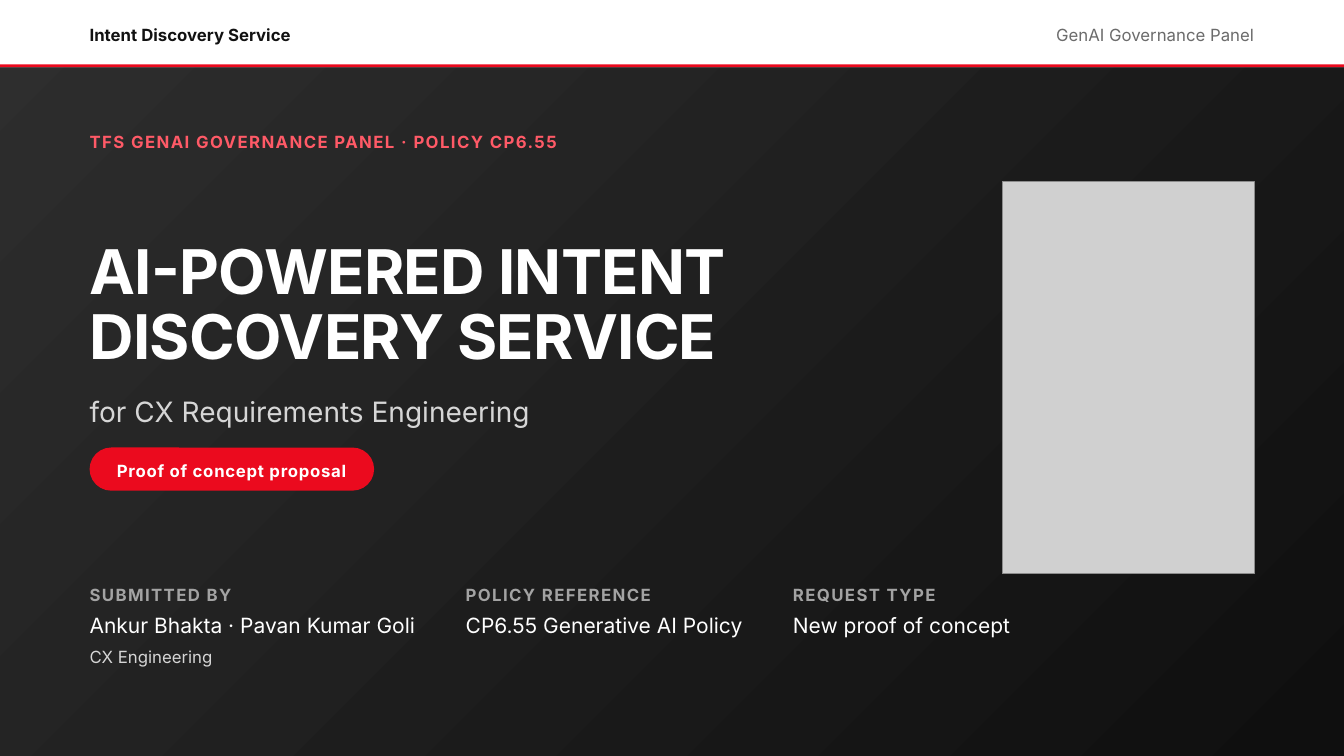
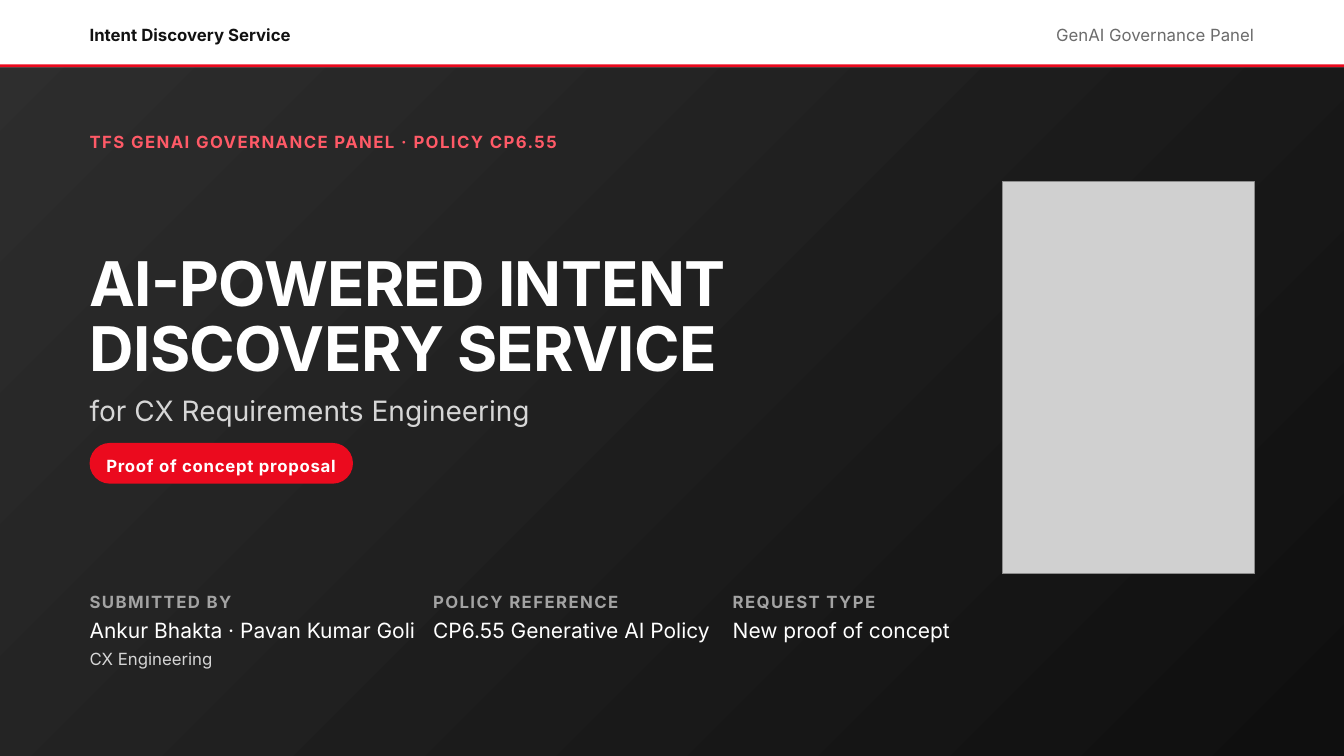
Before and after one commit to pavankumargoli/Machine-Learning-Featurization-and-TSNE, a slide deck: slide 1 of Intent Discovery Service — GenAI Council v4.pptx. Drawn at 1344x756 pixels with LibreOffice and Linux fonts; fonts in the diff are those of the drawing; grey boxes stand for pictures. Boxes give left, top, right and bottom in pixels: in the first picture for what was removed or moved away, otherwise in the second. Text is boxed around its words. In the diff, an @@ line names an element or a change of style, - is before the commit and + after.

```diff
--- a/Intent Discovery Service — GenAI Council v4.pptx
+++ b/Intent Discovery Service — GenAI Council v4.pptx
@@ title "AI-POWERED INTENT DISCOVERY SERVICE" moved from (x1=90, y1=248, x2=725, y2=360) to (x1=90, y1=260, x2=725, y2=372) @@
@@ rounded rectangle "Proof of concept proposal" resized from (x1=90, y1=448, x2=374, y2=491) to (x1=90, y1=443, x2=353, y2=483) @@
@@ rounded rectangle "Proof of concept proposal" at (x1=90, y1=443, x2=353, y2=483): vertical alignment middle to top @@
@@ text "SUBMITTED BY" moved from (x1=90, y1=589, x2=232, y2=601) to (x1=90, y1=596, x2=232, y2=608) @@
@@ text "POLICY REFERENCE" moved from (x1=466, y1=588, x2=651, y2=601) to (x1=433, y1=595, x2=618, y2=608) @@
@@ text "REQUEST TYPE" moved from (x1=793, y1=588, x2=936, y2=602) to (x1=733, y1=595, x2=875, y2=609) @@
@@ text "Ankur Bhakta · Pavan Kumar ..." moved from (x1=90, y1=617, x2=415, y2=634) to (x1=90, y1=622, x2=415, y2=639) @@
@@ text "CP6.55 Generative AI Policy" moved from (x1=466, y1=617, x2=742, y2=638) to (x1=433, y1=622, x2=709, y2=643) @@
@@ text "New proof of concept" moved from (x1=793, y1=617, x2=1010, y2=638) to (x1=733, y1=622, x2=950, y2=643) @@
```
Also in this commit, not shown: 18 other slides changed, 4 slides added, 1 slide removed.
